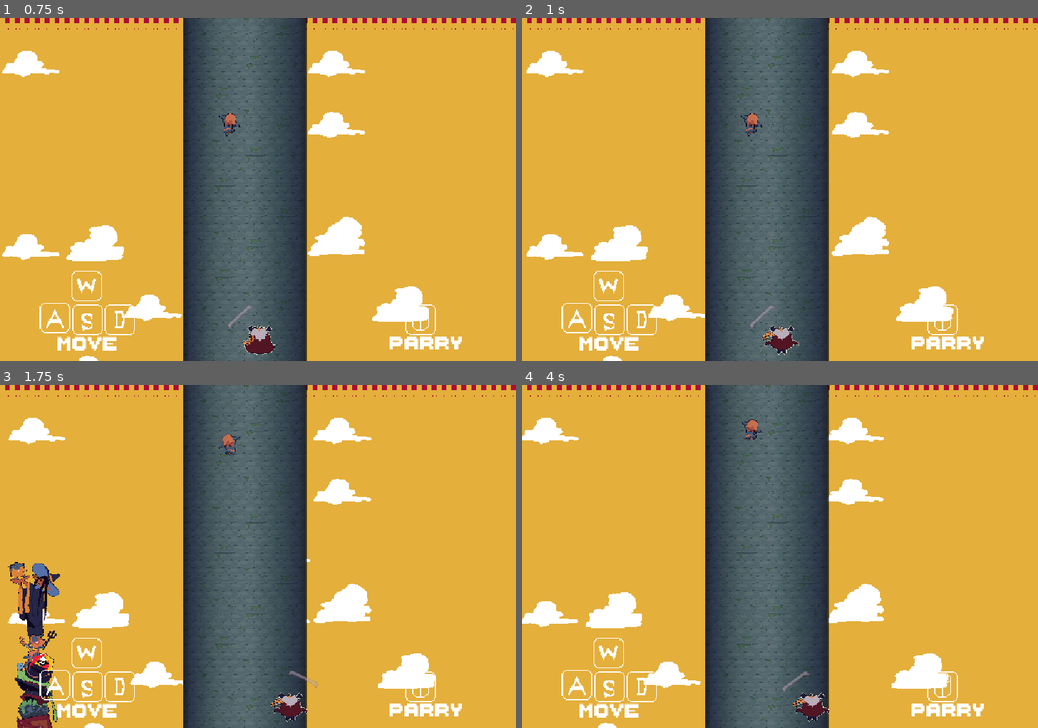
Above: before the commit, frames 1-4 (two rows, left to right).
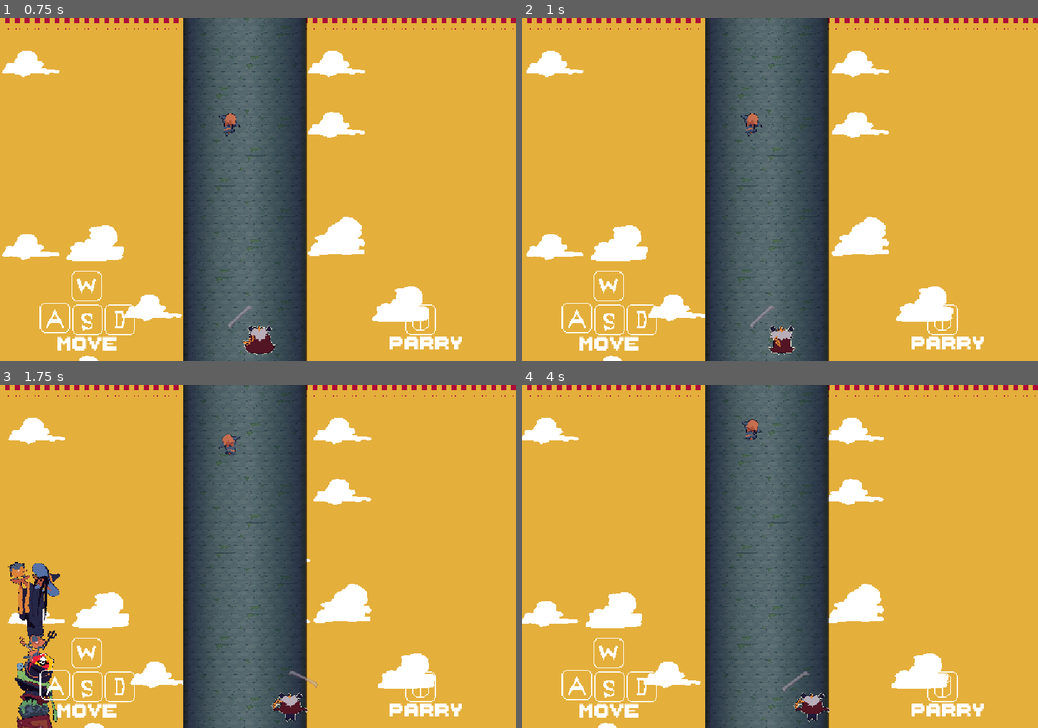
Above: after the commit, the same moments.

Repository: Khile07/real-hackathon-project
Game: Godot game, scene res://egg/main_menu.tscn
Same seed, same stepped clock (60 frames per second), same inputs: the game is played once before the commit and once after it.
Inputs (mouse positions are in pixels of both pictures, inside the frame that each line leads up to):
- Up to frame 1 (0.75 s): click "PLAY" at 0.5 s
- Up to frame 2 (1 s): no input
- Up to frame 3 (1.75 s): move the mouse to (371, 539) at 1.27 s; press the mouse at (371, 539) at 1.28 s; hold D (right) from 1.28 s (still down)
- Up to frame 4 (4 s): move the mouse to (676, 573) at 2.02 s; release D (right) at 2.03 s; release the mouse at (676, 573) at 2.03 s; hold S (down) 2.03-2.78 s; click (676, 573) at 2.1 s; move the mouse to (831, 481) at 2.77 s; press the mouse at (831, 481) at 2.78 s; hold D (right) 2.78-3.53 s; move the mouse to (754, 625) at 3.52 s; release the mouse at (754, 625) at 3.53 s; hold W (up) from 3.53 s (still down); click (754, 625) at 3.6 s

Frame 1 is identical in both runs. In frame 2, 0.2% of the frame differs, in the area x 46-54%, y 90-98%; in frame 3, less than 0.1%; in frame 4, less than 0.1%.

Commit message:
player idle

Diff:
--- a/player/player.tscn
+++ b/player/player.tscn
@@ -50,7 +50,7 @@
 
 [sub_resource type="Animation" id="Animation_rkbax"]
 resource_name = "idle"
-length = 0.5
+length = 0.45833334
 loop_mode = 1
 step = 0.041666668
 tracks/0/type = "value"
@@ -84,10 +84,10 @@
 tracks/2/interp = 1
 tracks/2/loop_wrap = true
 tracks/2/keys = {
-"times": PackedFloat32Array(0, 0.041666668, 0.083333336, 0.125, 0.16666667, 0.20833333),
-"transitions": PackedFloat32Array(1, 1, 1, 1, 1, 1),
-"update": 1,
-"values": [0, 1, 2, 3, 4, 5]
+"times": PackedFloat32Array(0, 0.041666668, 0.083333336, 0.125, 0.16666667, 0.20833334, 0.25, 0.2916667, 0.33333334, 0.375),
+"transitions": PackedFloat32Array(1, 1, 1, 1, 1, 1, 1, 1, 1, 1),
+"update": 1,
+"values": [0, 1, 2, 3, 4, 5, 6, 7, 8, 9]
 }
 
 [sub_resource type="Animation" id="Animation_yw30f"]
--- a/player/player_frames.tres
+++ b/player/player_frames.tres
@@ -41,6 +41,22 @@
 [sub_resource type="AtlasTexture" id="AtlasTexture_f70eg"]
 atlas = ExtResource("1_54mtq")
 region = Rect2(960, 0, 192, 192)
+
+[sub_resource type="AtlasTexture" id="AtlasTexture_a6qny"]
+atlas = ExtResource("1_54mtq")
+region = Rect2(1152, 0, 192, 192)
+
+[sub_resource type="AtlasTexture" id="AtlasTexture_pbel5"]
+atlas = ExtResource("1_54mtq")
+region = Rect2(1344, 0, 192, 192)
+
+[sub_resource type="AtlasTexture" id="AtlasTexture_0iygr"]
+atlas = ExtResource("1_54mtq")
+region = Rect2(1536, 0, 192, 192)
+
+[sub_resource type="AtlasTexture" id="AtlasTexture_n7x5o"]
+atlas = ExtResource("1_54mtq")
+region = Rect2(1728, 0, 192, 192)
 
 [sub_resource type="AtlasTexture" id="AtlasTexture_2apyw"]
 atlas = ExtResource("1_54mtq")
@@ -127,6 +143,18 @@
 }, {
 "duration": 1.0,
 "texture": SubResource("AtlasTexture_f70eg")
+}, {
+"duration": 1.0,
+"texture": SubResource("AtlasTexture_a6qny")
+}, {
+"duration": 1.0,
+"texture": SubResource("AtlasTexture_pbel5")
+}, {
+"duration": 1.0,
+"texture": SubResource("AtlasTexture_0iygr")
+}, {
+"duration": 1.0,
+"texture": SubResource("AtlasTexture_n7x5o")
 }],
 "loop": 1,
 "name": &"idle",
